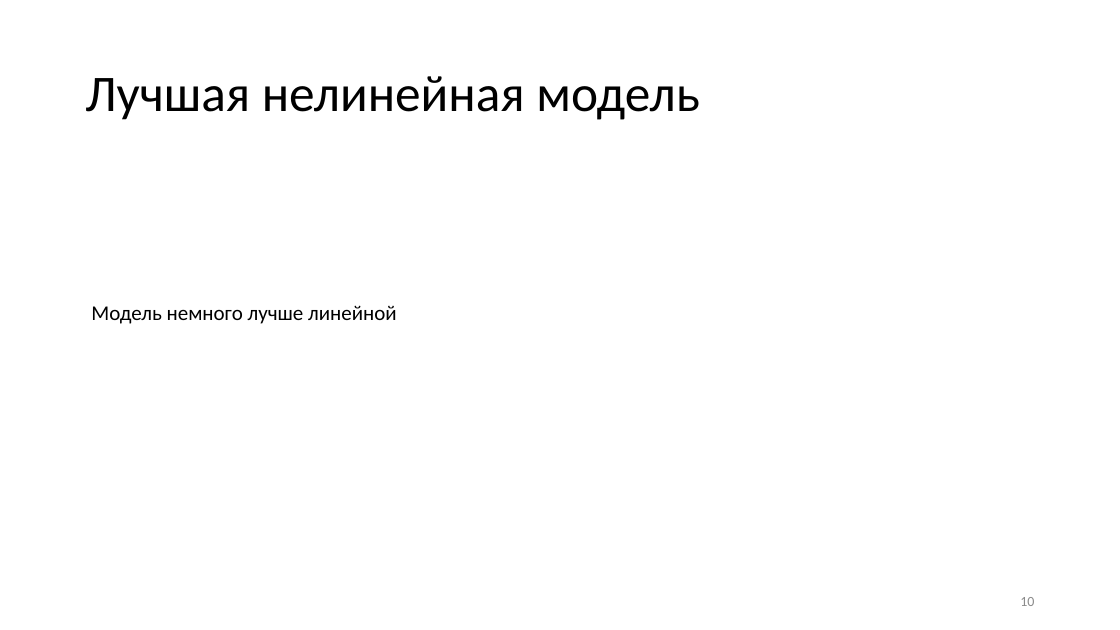
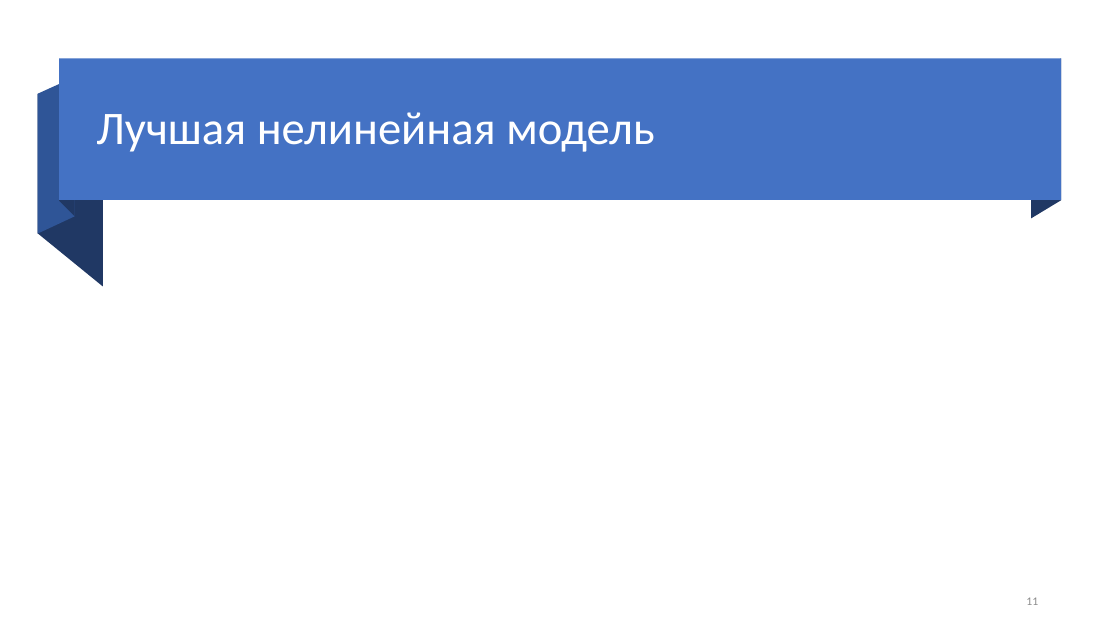
Before and after one commit to PasaOpasen/6-course-tasks, a slide deck: slide 11 of Дисер/презентация/Регрессионные модели для определения повторного максимума в пауэрлифтинге. Пасько.pptx (slide 10 before the commit). Drawn at 1120x630 pixels with LibreOffice and Linux fonts; fonts in the diff are those of the drawing; grey boxes stand for pictures. Boxes give left, top, right and bottom in pixels: in the first picture for what was removed or moved away, otherwise in the second. Text is boxed around its words. In the diff, an @@ line names an element or a change of style, - is before the commit and + after.

```diff
--- a/Дисер/презентация/Регрессионные модели для определения повторного максимума в пауэрлифтинге. Пасько.pptx
+++ b/Дисер/презентация/Регрессионные модели для определения повторного максимума в пауэрлифтинге. Пасько.pptx
@@ rectangle added at bbox=[59, 59, 1061, 201], fill #4472C4 @@
@@ freeform shape added at bbox=[60, 59, 75, 216], fill #203864 @@
@@ freeform shape added at bbox=[1031, 59, 1061, 219], fill #203864 @@
@@ freeform shape added at bbox=[38, 77, 75, 234], fill #2F5597 @@
@@ title "Лучшая нелинейная модель": place and size @@
-title "Лучшая нелинейная модель" at bbox=[85, 76, 700, 120]
+title "Лучшая нелинейная модель" at bbox=[96, 112, 654, 152]
@@ title "Лучшая нелинейная модель" at bbox=[96, 112, 654, 152]: size 44 to 40 pt, text colour #000000 to #FFFFFF @@
@@ freeform shape added at bbox=[38, 94, 103, 287], fill #203864 @@
@@ text removed at bbox=[91, 305, 397, 324] @@
-Модель немного лучше линейной
@@ page number at bbox=[1026, 597, 1038, 605]: text changed; size 12 to 10 pt @@
-10
+11
```
Also in this commit, not shown: 6 other slides changed, 1 slide added, 2 other files.
